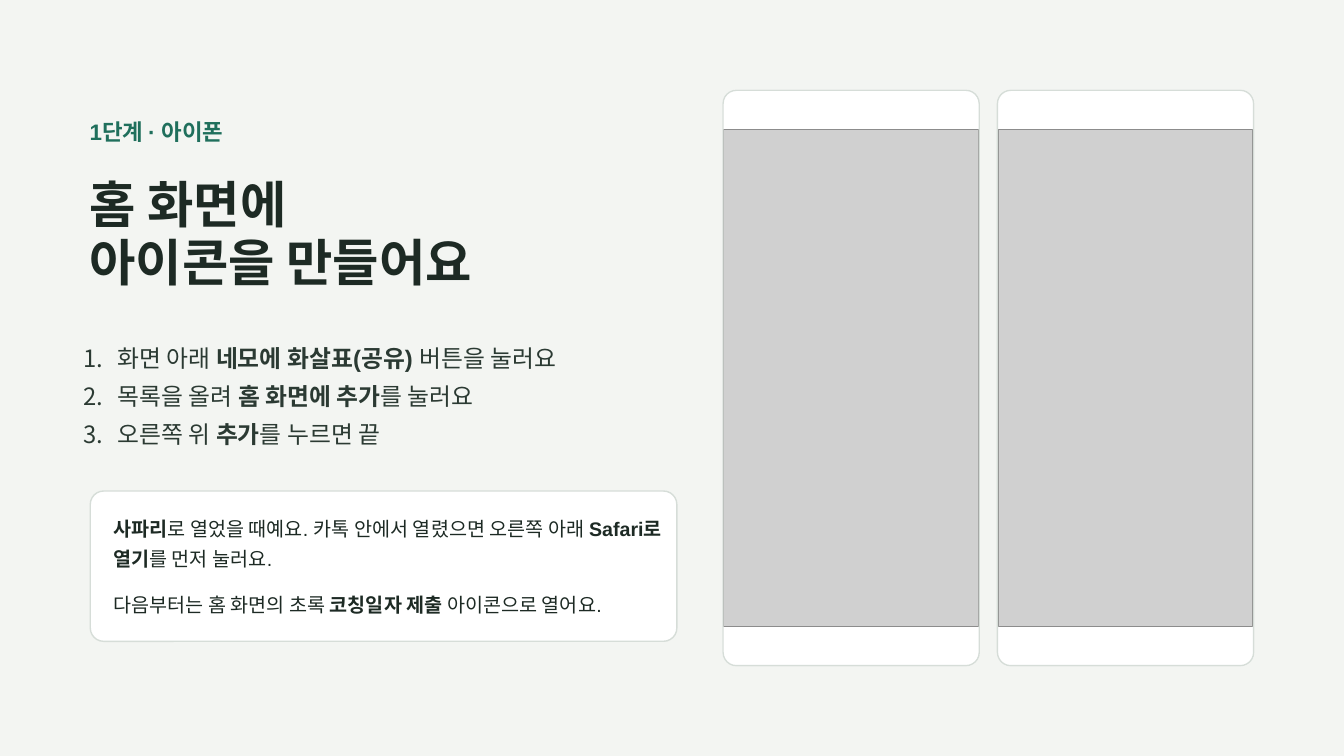
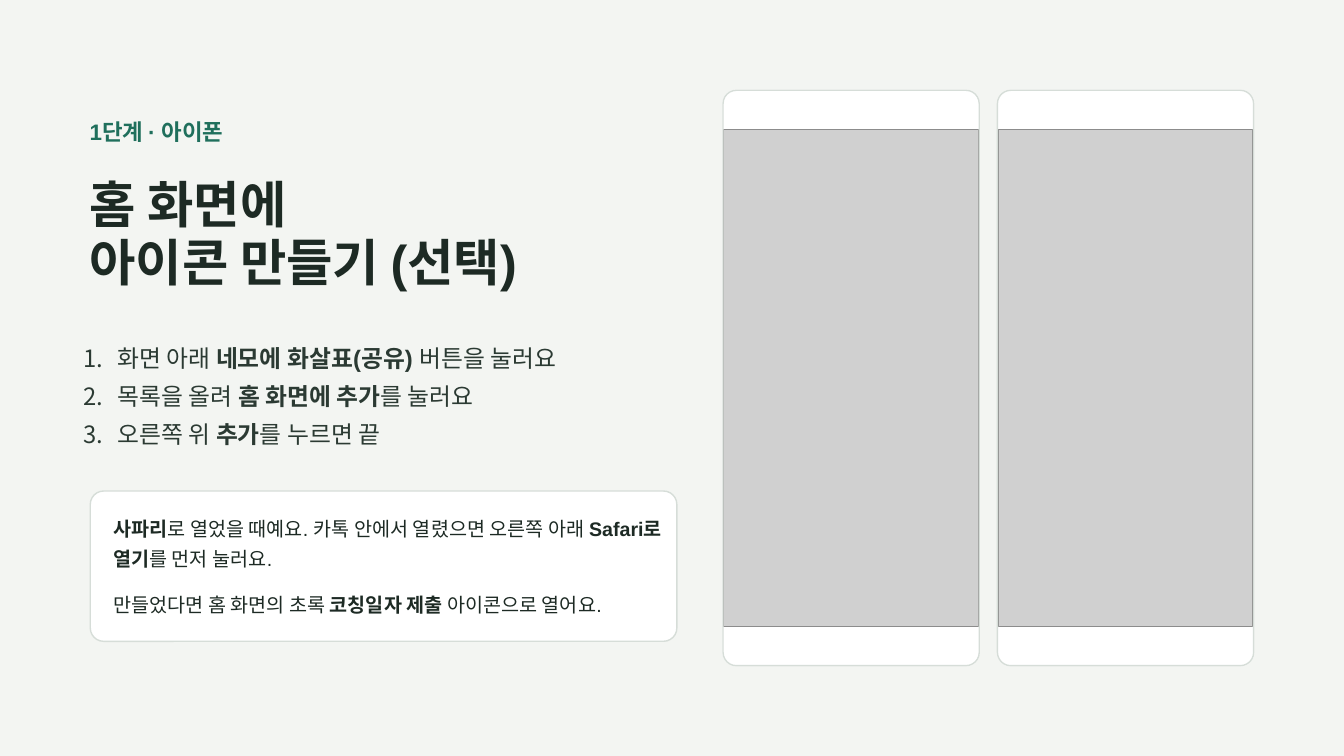
Before and after one commit to rkdhssnfl/maple-river-48, a slide deck: slide 5 of guide.pptx. Drawn at 1344x756 pixels with LibreOffice and Linux fonts; fonts in the diff are those of the drawing; grey boxes stand for pictures. Boxes give left, top, right and bottom in pixels: in the first picture for what was removed or moved away, otherwise in the second. Text is boxed around its words. In the diff, an @@ line names an element or a change of style, - is before the commit and + after.

```diff
--- a/guide.pptx
+++ b/guide.pptx
@@ title at bbox=[90, 238, 517, 291]: text changed @@
-아이콘을 만들어요
+아이콘 만들기 (선택)
@@ text at bbox=[113, 595, 602, 614]: text changed @@
-다음부터는 홈 화면의 초록 코칭일자 제출 아이콘으로 열어요.
+만들었다면 홈 화면의 초록 코칭일자 제출 아이콘으로 열어요.
```
Also in this commit, not shown: 6 other slides changed, 11 other files.
